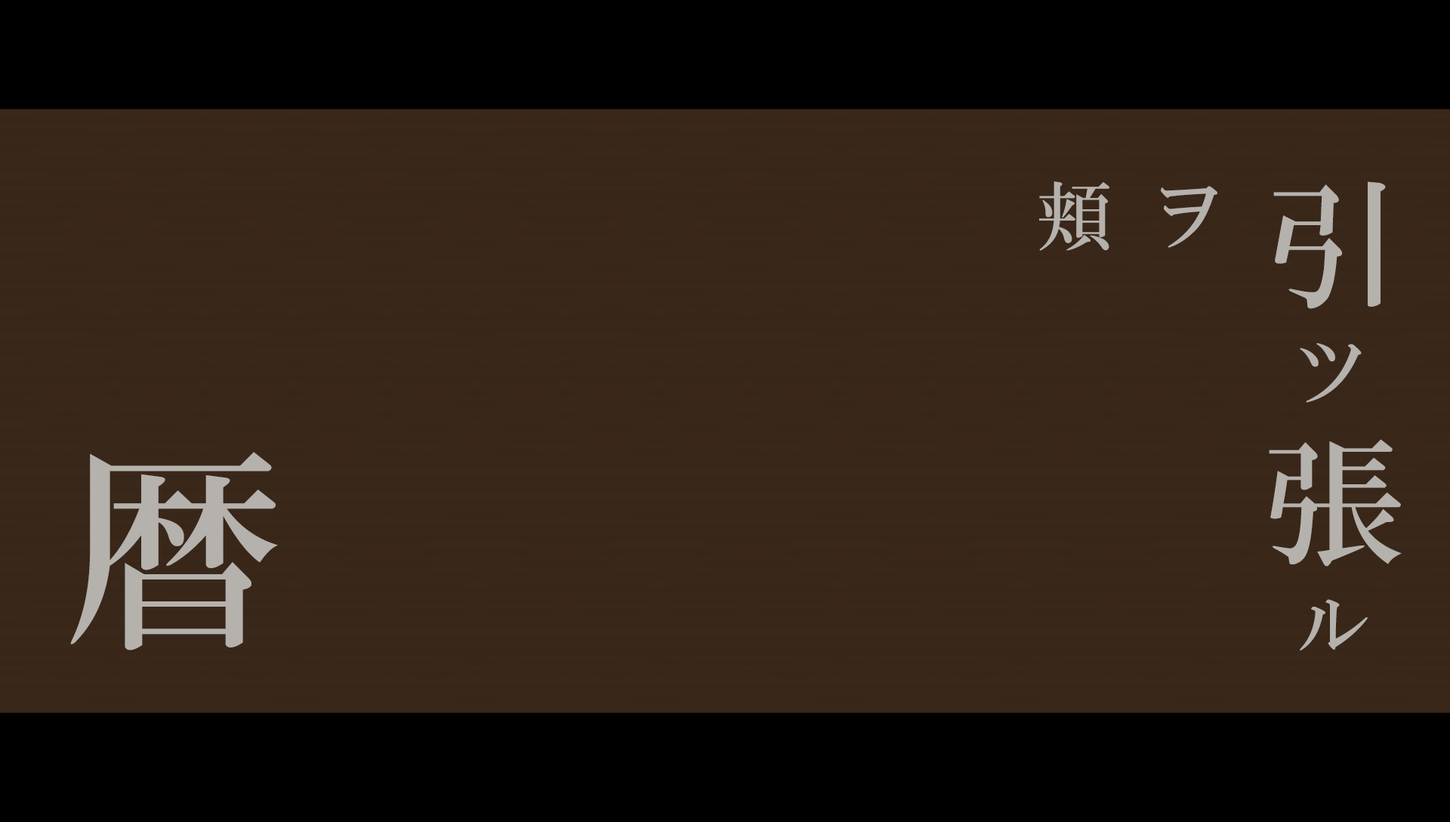
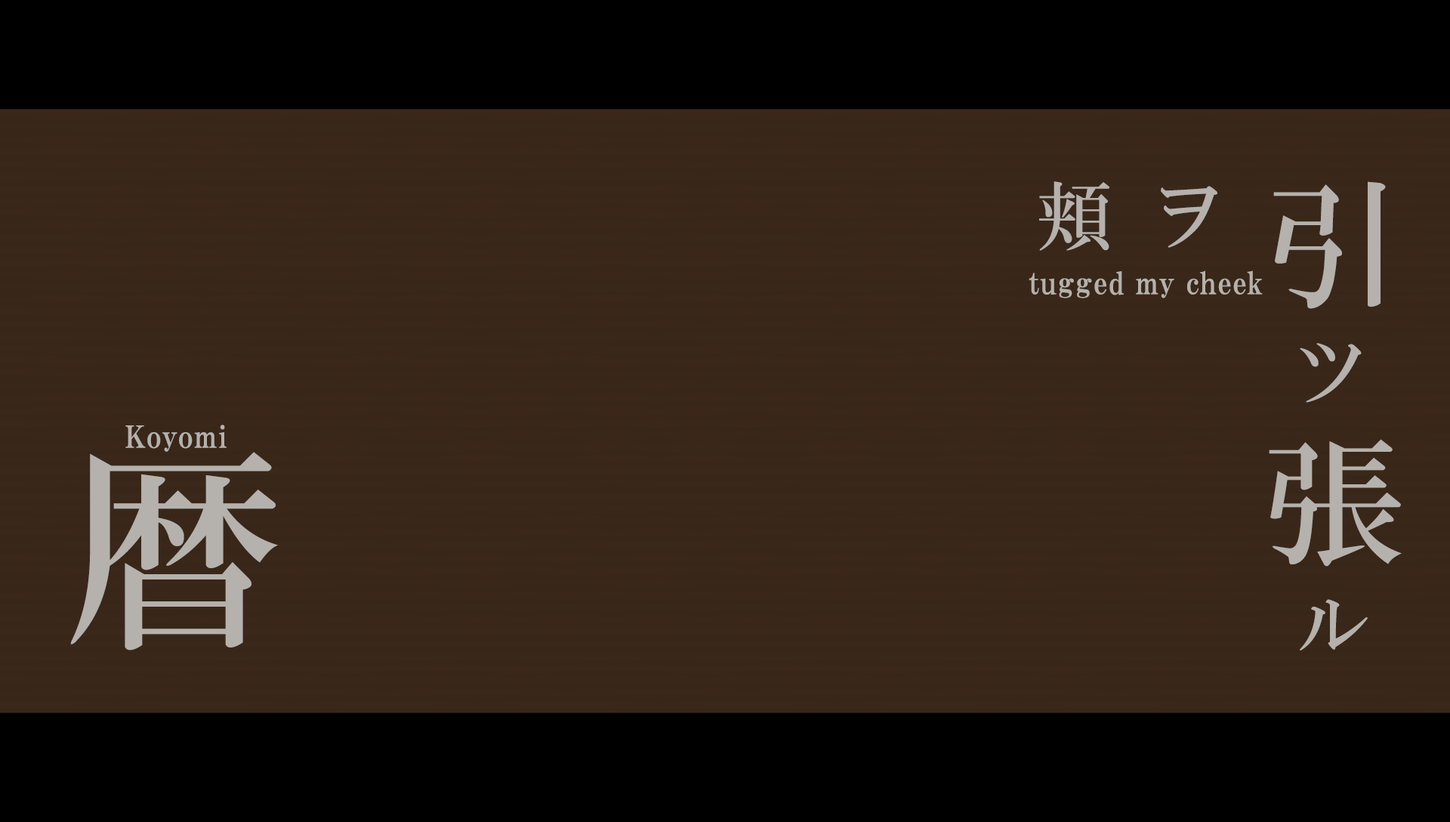
The second (1450, 822) image is a revision of the first. Changes to its layers:
added layer "tugged my cheek" above "Koyomi" over (1028, 270, 1263, 299)
added layer "Koyomi" above "ツ ル" over (125, 424, 227, 452)
